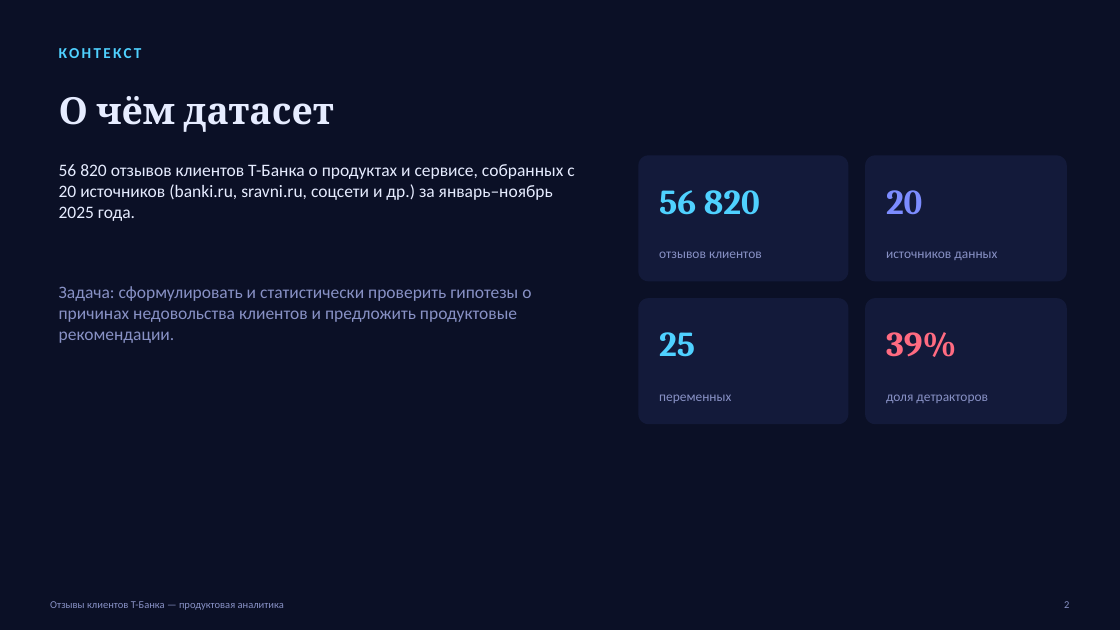
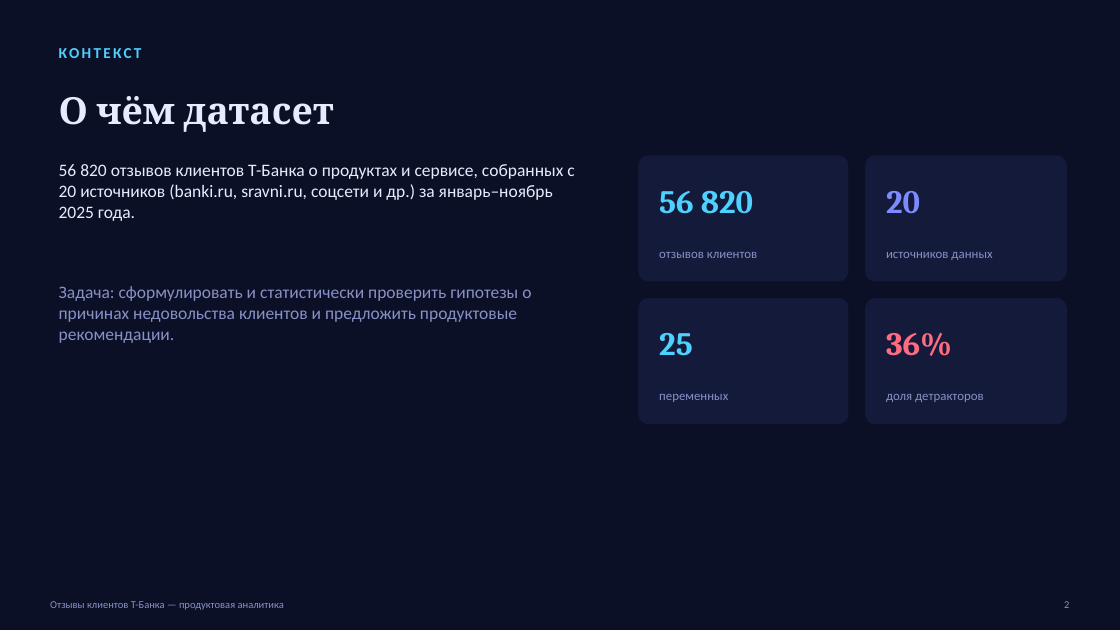
Before and after one commit to kruasanchikk1/tbank-reviews-analysis, a slide deck: slide 2 of tbank_reviews_presentation.pptx. Drawn at 1120x630 pixels with LibreOffice and Linux fonts; fonts in the diff are those of the drawing. Boxes give left, top, right and bottom in pixels: in the first picture for what was removed or moved away, otherwise in the second. Text is boxed around its words. In the diff, an @@ line names an element or a change of style, - is before the commit and + after.

```diff
--- a/tbank_reviews_presentation.pptx
+++ b/tbank_reviews_presentation.pptx
@@ size 30 to 28 pt in 3 elements at (659,191,753,214), (886,191,920,213), (659,333,693,356) @@
@@ text at (886,333,952,356): text changed; size 30 to 28 pt @@
-39%
+36%
@@ size 11.5 to 11 pt in 4 elements at (659,252,758,258), (886,252,992,260), (659,394,728,402), (886,394,984,402) @@
```
Also in this commit, not shown: 7 other slides changed, 6 slides added, 4 slides removed, 14 other files.
